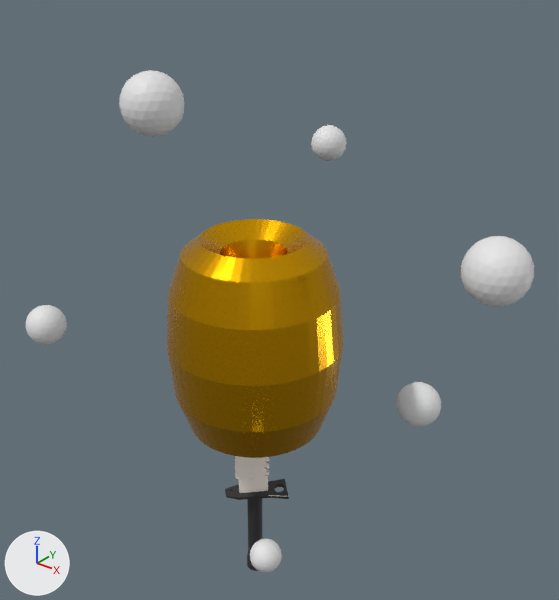
Before and after pictures for a commit that changed the glTF model exercises/Model Viewer/bedazzled2.glb.
Before and after are seen from a camera (50 mm lens) standing at (1.81, -4.68, 2.27) and looking at (-1.18, -0.94, -0.05). The lights are fixed; the arrows at lower left show +X, +Y and +Z. Where no turn or scale is listed for an object, it has been applied to the vertices.
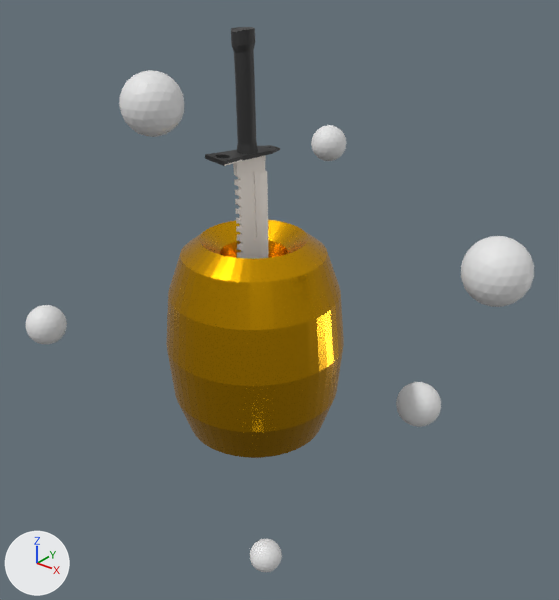
Diff of the bpy script that builds the scene:
```diff
--- a/exercises/Model Viewer/bedazzled2.glb.py
+++ b/exercises/Model Viewer/bedazzled2.glb.py
@@ ob_cylinder @@
 ob_cylinder = bpy.data.objects.new('Cylinder', me_cylinder)
-ob_cylinder.location = (-1.161, -1.255, -2.116)
-ob_cylinder.rotation_euler = (-0.0033, 3.127, -0.772)  # degrees (-0.2, 179, -44)
+ob_cylinder.location = (-1.196, -1.241, 1.66)
+ob_cylinder.rotation_euler = (-0.0204, 0.0151, 2.904)  # degrees (-1.2, 0.9, 166)
 ob_cylinder.scale = (0.0805, 0.0805, 0.0805)
```

Where the change shows, as pixel boxes [x1, y1, x2, y2] in the pictures (559 x 600 px):
'Cylinder', moved, turned: before [225, 456, 289, 571]; after [205, 27, 280, 259]
